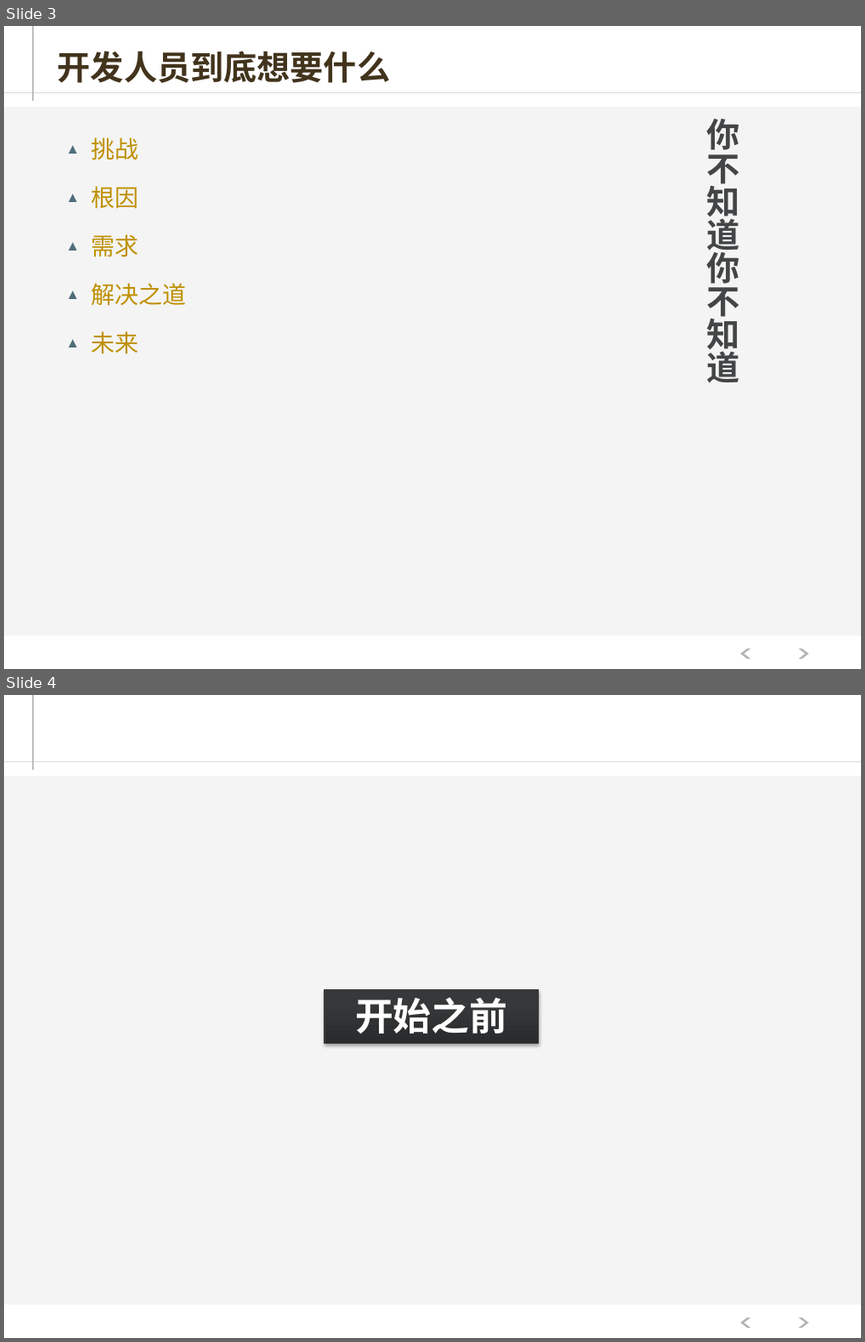
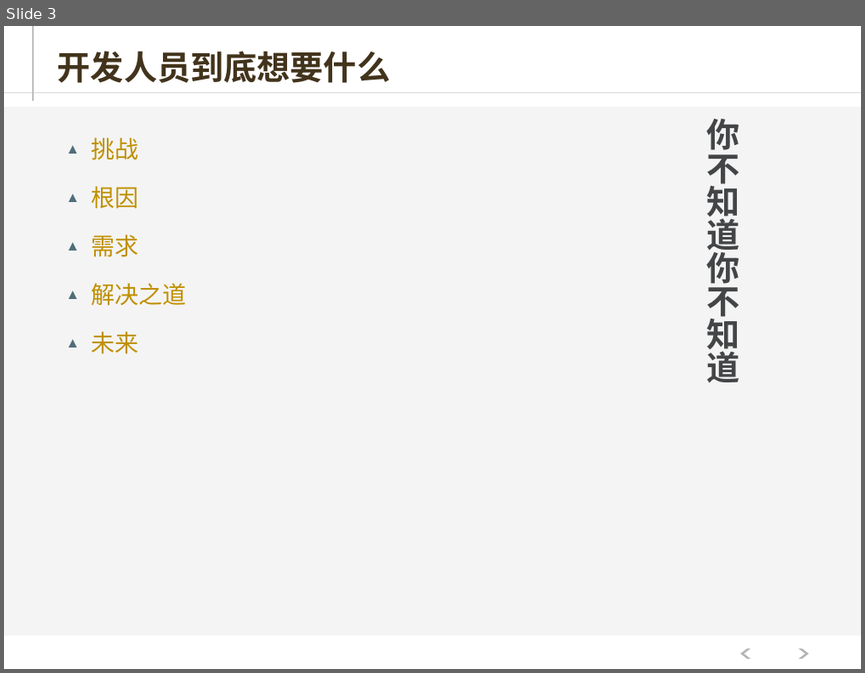
Before and after one commit to hejiehui/xross-tools-installer, a slide deck: doc/X-Series - 中文.pptx. Shown one above the other, each under a label of ours: slides 3 and 4 before the commit, slide 3 after it. The pictures are 865x1342 and 865x673 pixels, drawn with LibreOffice and Linux fonts; fonts in the diff are those of the drawing. Boxes give left, top, right and bottom in pixels: in the first picture for what was removed or moved away, otherwise in the second. Text is boxed around its words. In the diff, an @@ line names an element or a change of style, - is before the commit and + after.

```diff
--- a/doc/X-Series - 中文.pptx
+++ b/doc/X-Series - 中文.pptx
@@ slide 4 removed at (4,695,861,1338), background #FFFFFF; not listed: 5 template elements that a slide beside it also shows @@
@@ title removed at (355,997,507,1033) @@
-开始之前
```
Also in this commit, not shown: 3 slides added, 1 other file.
